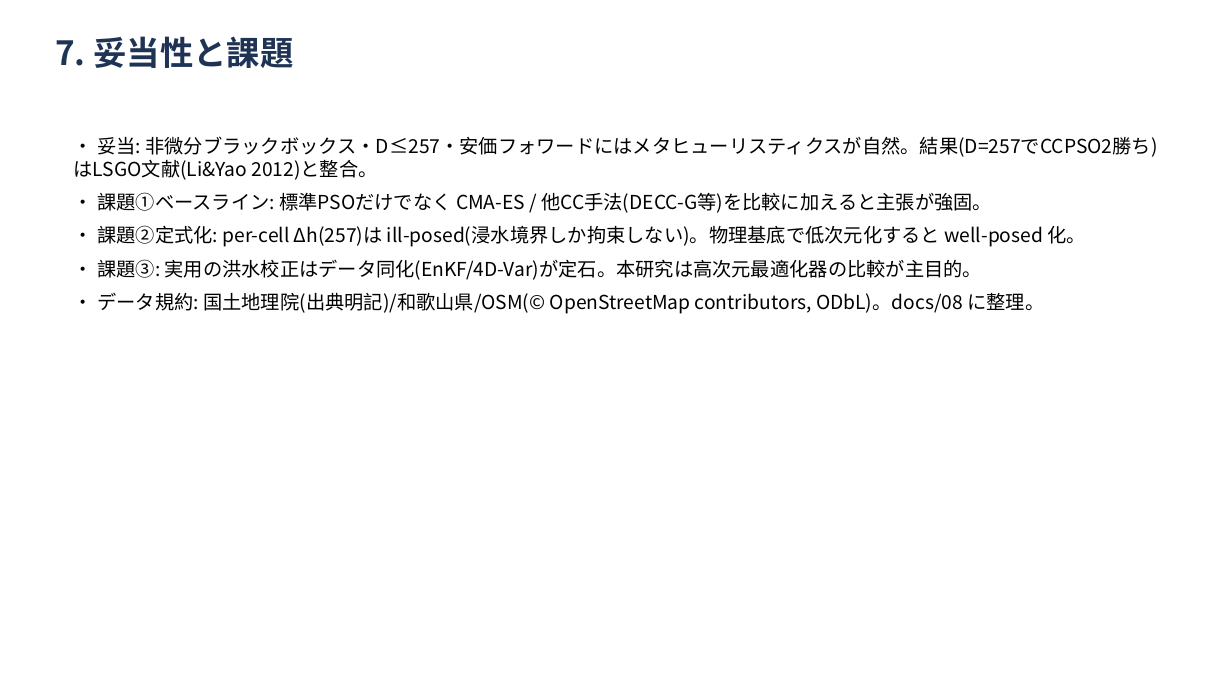
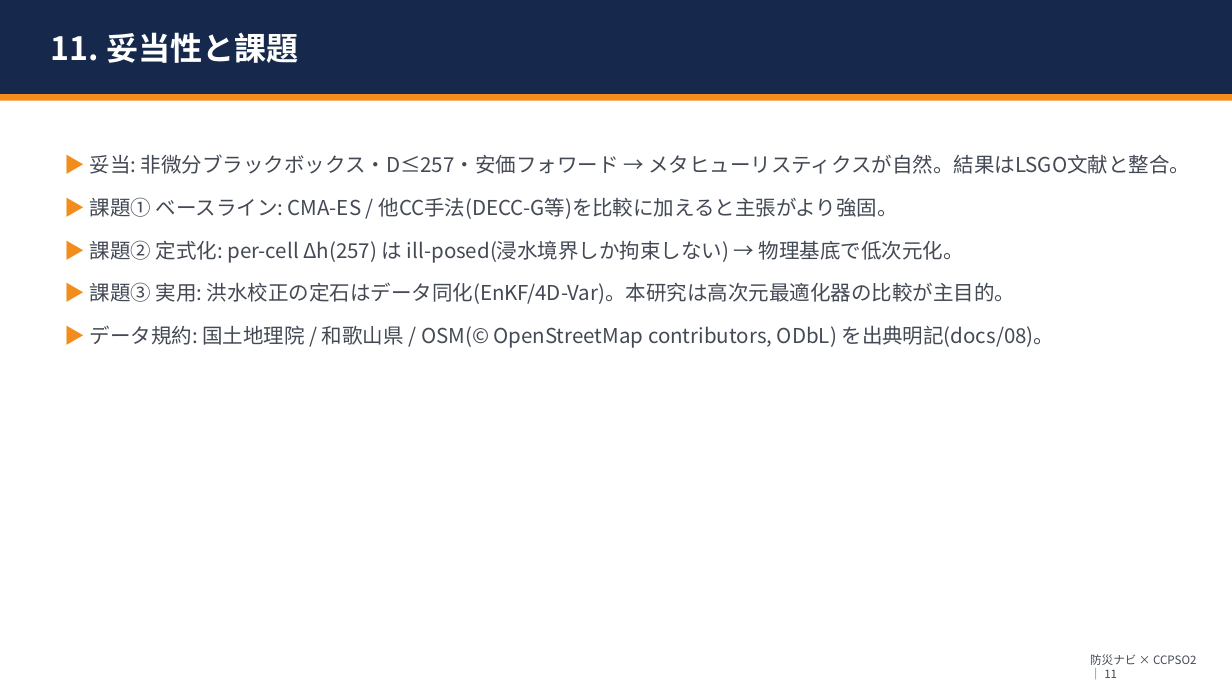
Before and after one commit to ntaku256/flood_pso, a slide deck: slide 12 of docs/特別研究_進捗整理_202606.pptx (slide 8 before the commit). Drawn at 1232x693 pixels with LibreOffice and Linux fonts; fonts in the diff are those of the drawing. Boxes give left, top, right and bottom in pixels: in the first picture for what was removed or moved away, otherwise in the second. Text is boxed around its words. In the diff, an @@ line names an element or a change of style, - is before the commit and + after.

```diff
--- a/docs/特別研究_進捗整理_202606.pptx
+++ b/docs/特別研究_進捗整理_202606.pptx
@@ rectangle added at box(0, 0, 1232, 94), fill #16294D @@
@@ text "11. 妥当性と課題" at box(51, 32, 298, 63): vertical alignment top to middle @@
@@ text at box(51, 32, 298, 63): text changed; size 26 to 25 pt; text colour #1F3355 to #FFFFFF @@
-7. 妥当性と課題
+11. 妥当性と課題
@@ rectangle added at box(0, 94, 1232, 101), fill #F28C1B @@
@@ text at box(90, 154, 1190, 348): text changed; size 15 to 16 pt; text colour #000000 to #444A55 @@
-• 妥当: 非微分ブラックボックス・D≤257・安価フォワードにはメタヒューリスティクスが自然。結果(D=257でCCPSO2勝ち)はLSGO文献(Li&Yao 2012)と整合。
-• 課題①ベースライン: 標準PSOだけでなく CMA-ES / 他CC手法(DECC-G等)を比較に加えると主張が強固。
-• 課題②定式化: per-cell Δh(257)は ill-posed(浸水境界しか拘束しない)。物理基底で低次元化すると well-posed 化。
-• 課題③: 実用の洪水校正はデータ同化(EnKF/4D-Var)が定石。本研究は高次元最適化器の比較が主目的。
-• データ規約: 国土地理院(出典明記)/和歌山県/OSM(© OpenStreetMap contributors, ODbL)。docs/08 に整理。
+▶ 妥当: 非微分ブラックボックス・D≤257・安価フォワード → メタヒューリスティクスが自然。結果はLSGO文献と整合。
+▶ 課題① ベースライン: CMA-ES / 他CC手法(DECC-G等)を比較に加えると主張がより強固。
+▶ 課題② 定式化: per-cell Δh(257) は ill-posed(浸水境界しか拘束しない) → 物理基底で低次元化。
+▶ 課題③ 実用: 洪水校正の定石はデータ同化(EnKF/4D-Var)。本研究は高次元最適化器の比較が主目的。
+▶ データ規約: 国土地理院 / 和歌山県 / OSM(© OpenStreetMap contributors, ODbL) を出典明記(docs/08)。
@@ text added at box(1090, 654, 1196, 678), 9 pt, text #444A55 @@
+防災ナビ × CCPSO2 ｜ 11
```
Also in this commit, not shown: 8 other slides changed, 5 slides added, 1 slide removed, 2 other files.
